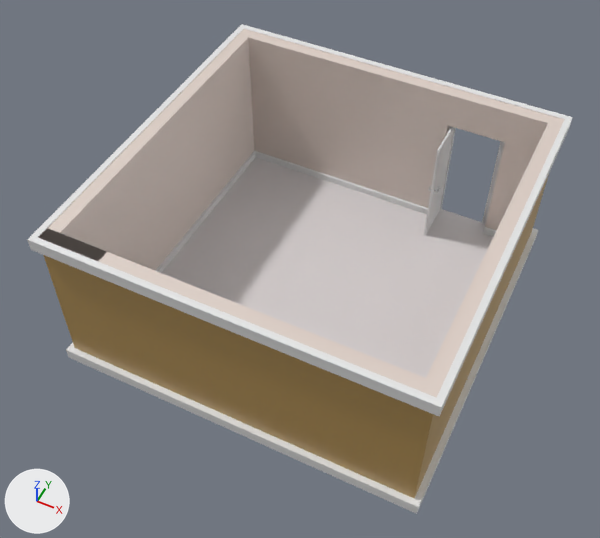
The Blender file Assets/Landmarks/Models/TargetStore/targetStore_MJS.blend: old version first, new version second.
Camera for both pictures: a 50 mm lens placed at (3.77, -8.5, 10.94), pointed at (-0.37, -0.22, 0.59). The axes (+X, +Y, +Z) are drawn at lower left. The lights are the same throughout.

Before the edit, the objects in view are built like this:
```python
me_door_001 = bpy.data.meshes.new('Door.001')
me_door_001.from_pydata(...)  # a box spanning x -0.84..0.0, y 0.0..0.03, z -1.05..0.96
me_door_001.materials.append(mat_door_material)
me_temp_004 = bpy.data.meshes.new('temp.004')
me_temp_004.from_pydata(...)  # 16 vertices, 5 faces; spans x 0.0..5.8, y 0.0..5.8, z 0.0..2.7
me_temp_004.materials.append(mat_wall_material)
ob_door = bpy.data.objects.new('Door', me_door_001)
ob_door.parent = ob_doorframe
ob_door.location = (0.418, -0.0221, 1.05)
ob_door.rotation_euler = (0.0, 0.0, -1.571)  # degrees (0, 0, -90)
ob_door_group = bpy.data.objects.new('Door_Group', None)
ob_door_group.parent = ob_room
ob_door_group.matrix_parent_inverse = Matrix(((1.0, 0.0, 0.0, 3.0), (0.0, 1.0, 0.0, 3.0), (0.0, 0.0, 1.0, 0.0), (0.0, 0.0, 0.0, 1.0)))
ob_door_group.location = (1.5, 2.824, 0.0)
ob_door_group.rotation_euler = (0.0, 0.0, 3.142)  # degrees (0, 0, 180)
ob_room = bpy.data.objects.new('Room', me_temp_004)
ob_room.location = (-3.0, -3.0, 0.0)
_m = ob_room.modifiers.new('Solidify', 'SOLIDIFY')
_m.thickness = 0.21
_m.use_even_offset = True
_m.use_quality_normals = True
_m.nonmanifold_merge_threshold = 0.0003
_m = ob_room.modifiers.new('Boolean', 'BOOLEAN')
_m.solver = 'FLOAT'
# also in view: 'Baseboard' at (-0.1, -0.1, 0.06); 'ExteriorTrimLow' at (-0.1, -0.1, 0.07); 'Wall_cover' at (-0.1, -0.1, 1.35); 'ExteriorTrimHigh' at (-0.1, -0.1, 2.61); 'Floor' at (-0.1, -0.1, 0.0)
```
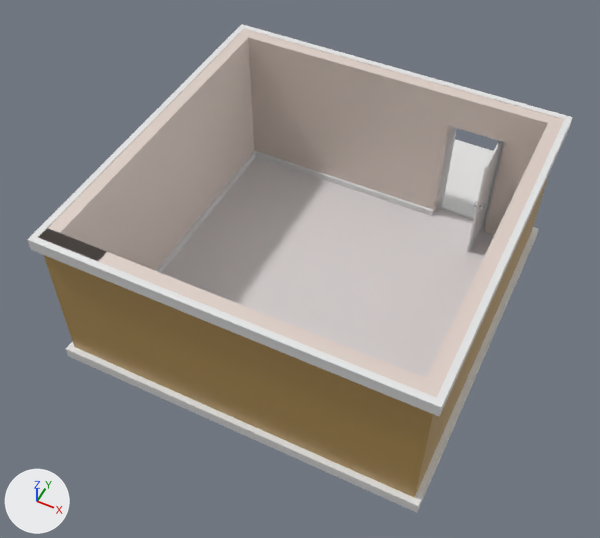
ob_door_group is not drawn itself; it is the parent of ob_doorframe.

Where the change shows, as pixel boxes [x1, y1, x2, y2] in the pictures (600 x 538 px):
```json
{"object": "Cube", "change": "added", "after": [436, 139, 493, 224]}
{"object": "Door", "change": "turned", "before": [424, 126, 454, 236], "after": [467, 141, 502, 252]}
{"object": "DoorFrame", "change": "turned", "before": [440, 126, 505, 224], "after": [437, 126, 505, 222]}
{"object": "Handle_Back", "change": "turned", "before": [433, 186, 439, 193], "after": [478, 203, 484, 210]}
{"object": "Handle_Front", "change": "turned", "after": [473, 201, 478, 208], "on screen": "not visible before"}
```

Edits to the scene script, one JSON object a line:
```json
{"op": "add", "block": "me_cube", "code": ["me_cube = bpy.data.meshes.new('Cube')", "me_cube.from_pydata(...)  # 75 vertices, 23 faces, 15 loose edges; spans x -1.0..1.0, y -1.0..1.0, z 0.0..2.0"]}
{"op": "set", "path": "ob_door.rotation_euler", "old": "(0.0, 0.0, -1.571)", "new": "(0.0, 0.0, 1.571)", "note": "degrees (0, 0, -90) -> degrees (0, 0, 90)"}
{"op": "set", "path": "ob_door_group.rotation_euler", "old": "(0.0, 0.0, 3.142)", "new": "(0.0, 0.0, 0.0)", "note": "degrees (0, 0, 180) -> degrees (0, 0, 0)"}
{"op": "add", "block": "ob_cube", "code": ["ob_cube = bpy.data.objects.new('Cube', me_cube)", "ob_cube.location = (1.5, 3.8, 0.0)", "ob_cube.scale = (1.0, 1.0, 0.025)"]}
```
